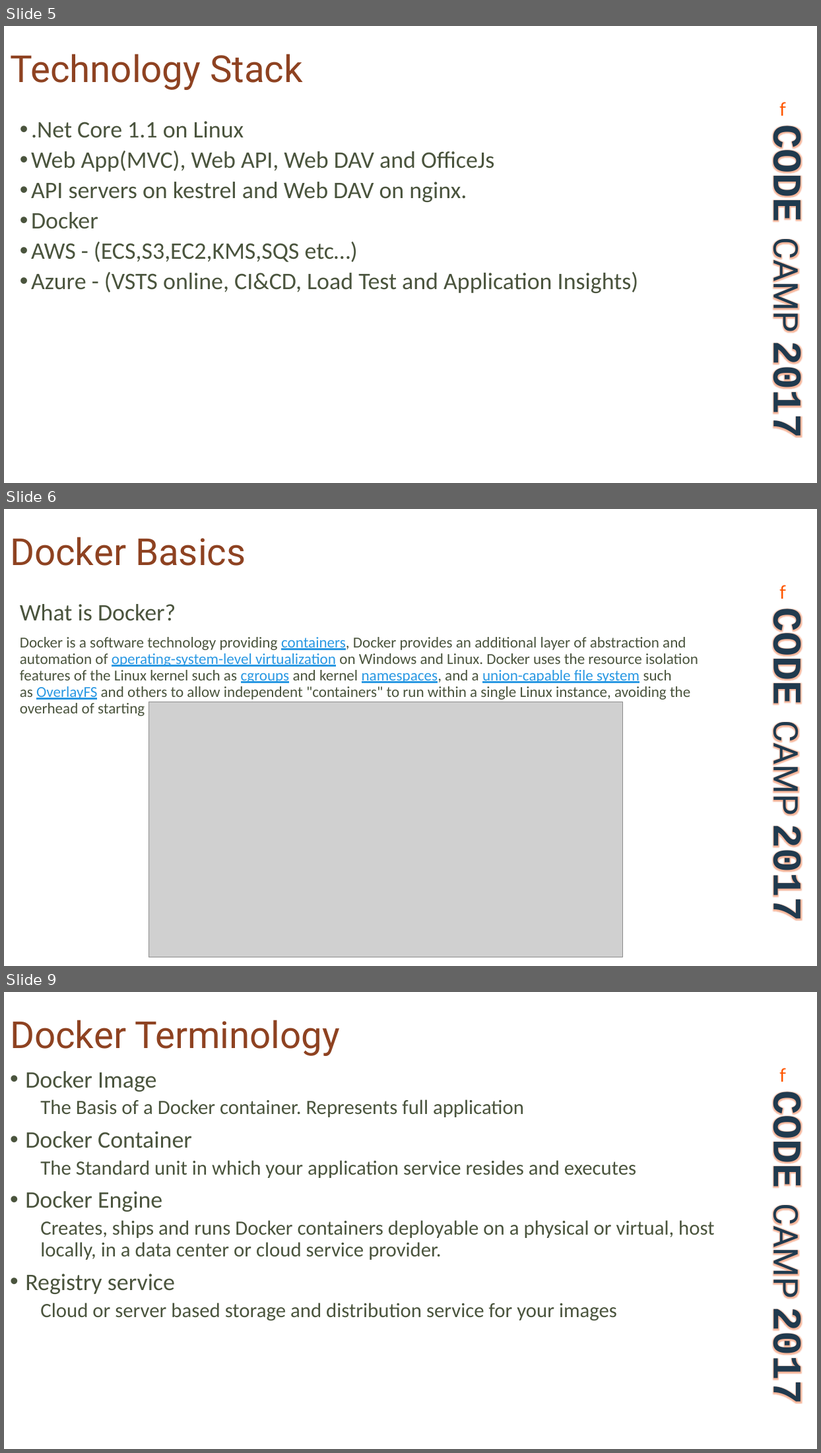
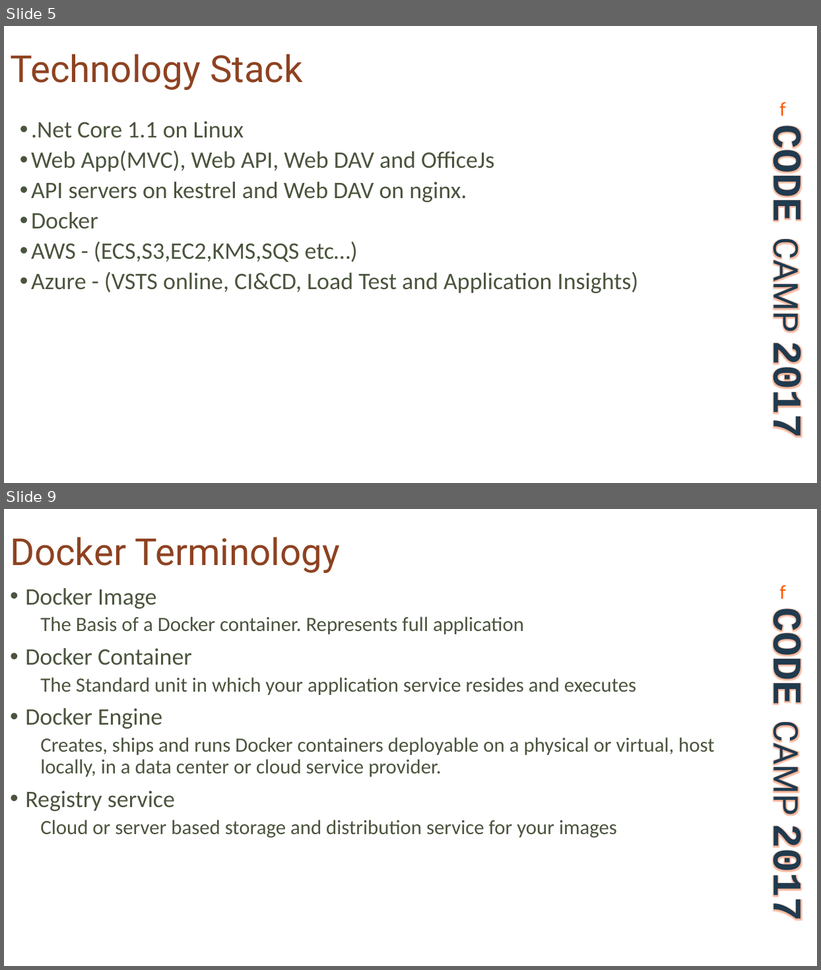
Before and after one commit to PraneethBandi/codecamp, a slide deck: ppt/CodeCamp-AWS.pptx. Shown one above the other, each under a label of ours: slides 5, 6 and 9 before the commit, slides 5 and 9 after it; the slides between them are not shown. The pictures are 821x1453 and 821x970 pixels, drawn with LibreOffice and Linux fonts; fonts in the diff are those of the drawing; grey boxes stand for pictures; background and template pictures are left out. Boxes give left, top, right and bottom in pixels: in the first picture for what was removed or moved away, otherwise in the second. Text is boxed around its words. In the diff, an @@ line names an element or a change of style, - is before the commit and + after.

```diff
--- a/ppt/CodeCamp-AWS.pptx
+++ b/ppt/CodeCamp-AWS.pptx
@@ slide 6 removed at box(4, 509, 817, 966), background picture (left out); not listed: 2 template elements that a slide beside it also shows @@
@@ title removed at box(10, 537, 246, 566) @@
-Docker Basics
@@ text removed at box(20, 637, 698, 718) @@
-What is Docker?
-Docker is a software technology providing containers, Docker provides an additional layer of abstraction and automation of operating-system-level virtualization on Windows and Linux. Docker uses the resource isolation features of the Linux kernel such as cgroups and kernel namespaces, and a union-capable file system such as OverlayFS and others to allow independent "containers" to run within a single Linux instance, avoiding the overhead of starting and maintaining virtual machines.
@@ picture removed at box(149, 702, 622, 958) @@
```
Also in this commit, not shown: 2 slides changed, 1 slide added, 6 other files.
